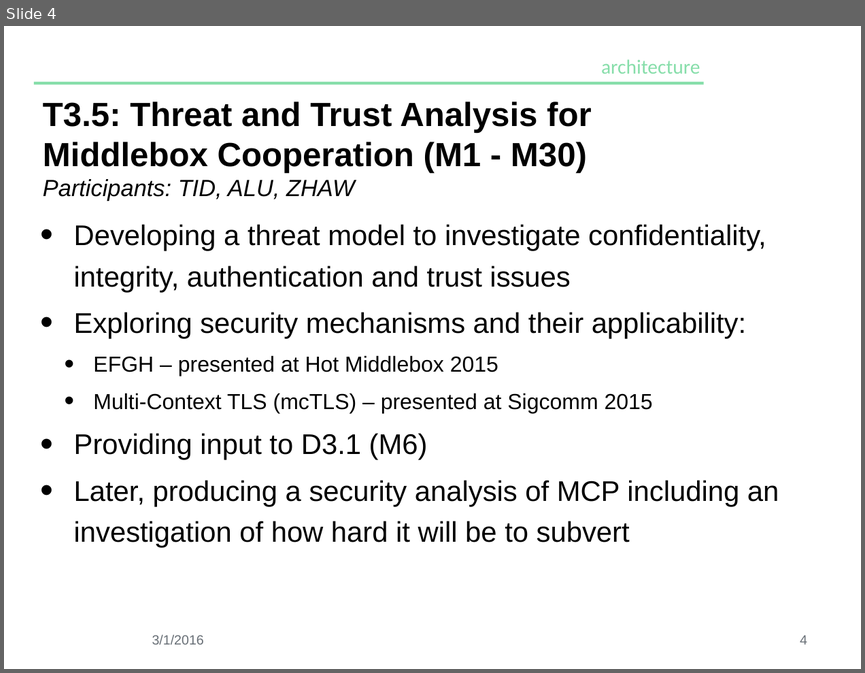
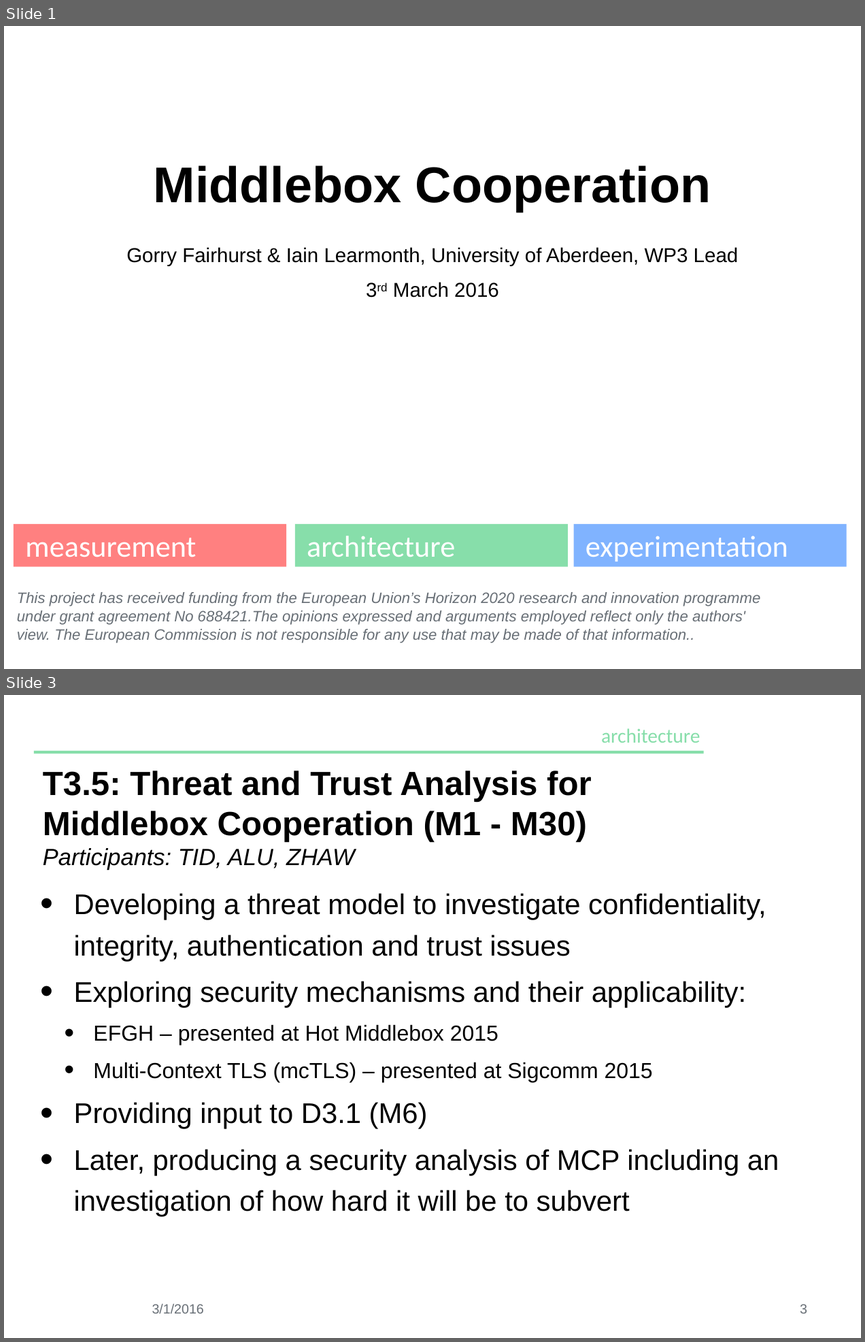
Before and after one commit to mami-project/roadshows, a slide deck: kickoff/wp3-eu-summary.pptx. Shown one above the other, each under a label of ours: slide 4 before the commit, slides 1 and 3 after it; the slides between them are not shown. The pictures are 865x673 and 865x1342 pixels, drawn with LibreOffice and Linux fonts; fonts in the diff are those of the drawing; background and template pictures are left out. Boxes give left, top, right and bottom in pixels: in the first picture for what was removed or moved away, otherwise in the second. Text is boxed around its words. In the diff, an @@ line names an element or a change of style, - is before the commit and + after.

```diff
--- a/kickoff/wp3-eu-summary.pptx
+++ b/kickoff/wp3-eu-summary.pptx
@@ slide 1 added at <box>4,26,861,669</box>, background #FFFFFF @@
@@ title added at <box>154,165,711,211</box>, 60 pt, text #000000, bold @@
+Middlebox Cooperation
@@ subtitle added at <box>126,247,738,297</box>, 24 pt, text #000000 @@
+Gorry Fairhurst & Iain Learmonth, University of Aberdeen, WP3 Lead
+3rd March 2016
@@ rectangle added at <box>14,524,287,567</box>, fill #FF8080, 36 pt, text #FFFFFF @@
+measurement
@@ rectangle added at <box>295,524,568,567</box>, fill #87DEAA, 36 pt, text #FFFFFF @@
+architecture
@@ rectangle added at <box>573,524,847,567</box>, fill #80B3FF, 36 pt, text #FFFFFF @@
+experimentation
@@ text added at <box>17,592,760,643</box>, 18 pt, text #686F76, italic @@
+This project has received funding from the European Union’s Horizon 2020 research and innovation programme
+under grant agreement No 688421.The opinions expressed and arguments employed reflect only the authors'
+view. The European Commission is not responsible for any use that may be made of that information..
@@ what was slide 4 is now slide 3 @@
@@ page number at <box>800,1304,807,1313</box>: text changed @@
-4
+3
```
Also in this commit, not shown: 1 slide changed, 2 slides removed, 1 other file.
